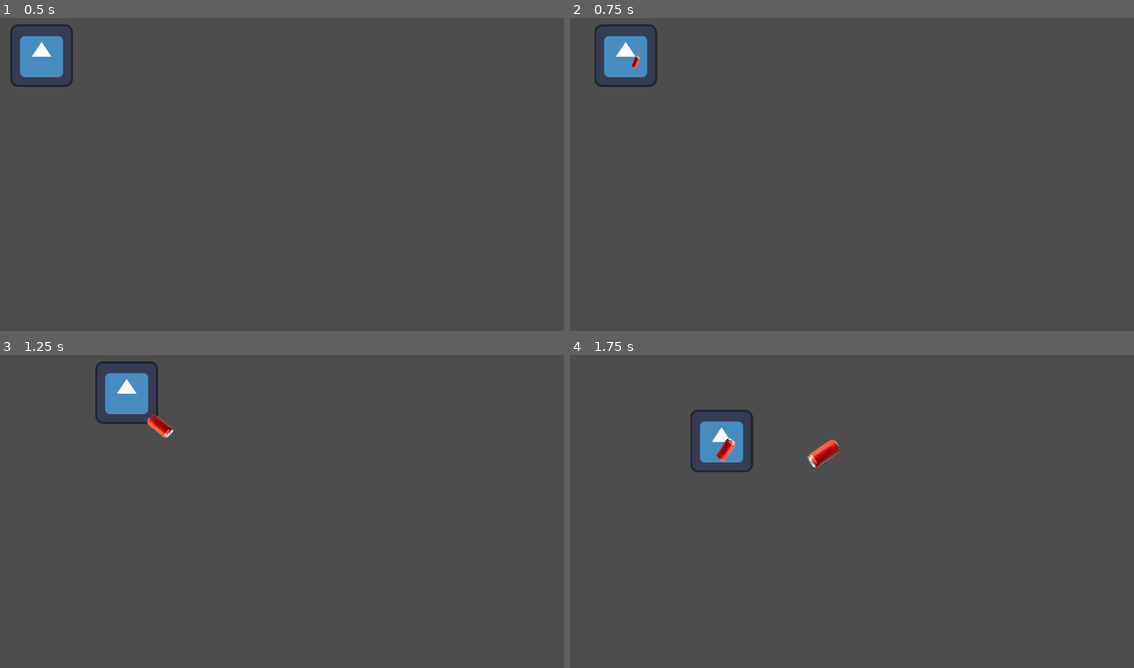
Above: before the commit, frames 1-4 (two rows, left to right).
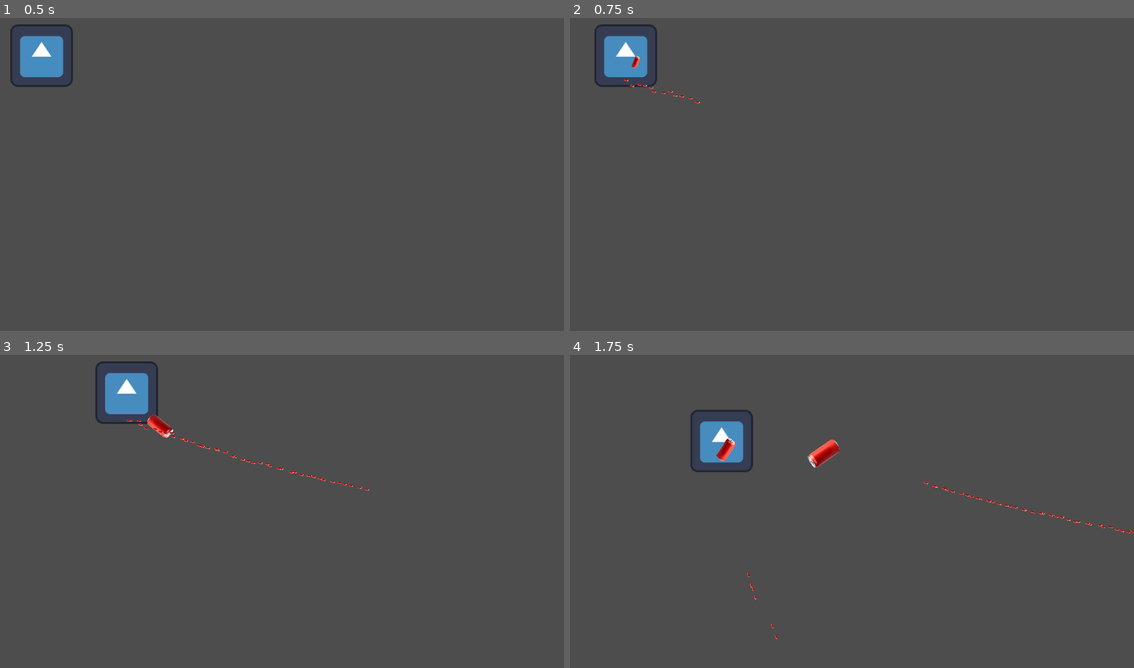
Above: after the commit, the same moments.

Repository: BobWizardLad/mech-command
Game: Godot game, scene res://game_scene.tscn
The game is run twice, just before and just after one commit, with the same random seed, the same clock (stepped at 60 frames per second) and the same inputs. The engine's default icon, where the game draws it, is replaced by a stand-in: a white triangle on a blue panel in a dark square.
Inputs (mouse positions are in pixels of both pictures, inside the frame that each line leads up to):
- Up to frame 1 (0.5 s): no input
- Up to frame 2 (0.75 s): tap Enter at 0.5 s; move the mouse to (976, 161) at 0.52 s; press the mouse at (976, 161) at 0.53 s; hold D (player_right) from 0.53 s (still down); tap Middle mouse button (flare) at 0.6 s
- Up to frame 3 (1.25 s): keep holding D (player_right)
- Up to frame 4 (1.75 s): move the mouse to (739, 530) at 1.27 s; release D (player_right) at 1.28 s; release the mouse at (739, 530) at 1.28 s; hold S (player_down) from 1.28 s (still down); click (739, 530) at 1.35 s; tap Middle mouse button (flare) at 1.55 s

Frame 1 is identical in both runs. In frame 2, less than 0.1% of the frame differs, in the area x 9-24%, y 19-28%; in frame 3, 0.2%, in the area x 22-66%, y 20-44%; in frame 4, 0.2%.

Commit message:
:sparkles: Rough Chaingun
Created the rough sketch for a chaingun weapon. Follows the player's cursor and fires a continuous stream of bullets.

 - chain_bullet object for each projectile
 - Chaingun node to spawn bullets drom, handle gun cooldown, dmg, spawning bullets. This format will be used for all weapons, and the flare will inherit this format in a later push.
 - Player script handles input for chaingun

Diff:
--- /dev/null
+++ b/Mech-command/ChainBullet.gd
@@ -0,0 +1,28 @@
+extends CharacterBody2D
+class_name Chainbullet
+
+@export var proj_speed: float = 1000
+@export var target: Vector2 = Vector2(700, 700)
+@export var spread: Vector2i = Vector2i(11, -5) # Spread is max-1, min
+@export var bullet_timeout: int = 2
+
+var life_timer: SceneTreeTimer
+var origin_pos: Vector2 = position # Relative launch position
+
+func _ready() -> void:
+	position += Vector2(randi() % spread.x + spread.y, randi() % spread.x - spread.y)
+	look_at(target)
+	velocity = position.direction_to(target).normalized() * proj_speed
+	life_timer = get_tree().create_timer(bullet_timeout)
+	life_timer.connect('timeout', life_timeout)
+
+func _physics_process(delta) -> void:
+	move_and_slide()
+
+func bullet_target(new_target: Vector2 = target) -> CharacterBody2D:
+	target = new_target
+	origin_pos = position
+	return self
+
+func life_timeout() -> void:
+	queue_free()
--- a/Mech-command/Flare.gd
+++ b/Mech-command/Flare.gd
@@ -13,8 +13,7 @@
 var travel_arc_timing # Calculated travel time between launch and landing
 
 func _physics_process(delta) -> void:
-	var dir = position.direction_to(flare_target)
-	velocity = dir.normalized() * proj_speed
+	velocity = position.direction_to(flare_target).normalized() * proj_speed
 
 	# Flare motion in the x/y plane; seperate from the 'height' traversal
 	if origin_pos < flare_target and not position >= flare_target:
--- /dev/null
+++ b/Mech-command/Minigun.gd
@@ -0,0 +1,30 @@
+extends Node2D
+class_name Minigun
+
+@onready var projectile: Resource = load("res://chain_bullet.tscn")
+
+@export var firing: bool = false
+@export var target: Vector2 = Vector2.ZERO
+
+var next_bullet: Chainbullet
+
+# Called when the node enters the scene tree for the first time.
+func _ready():
+	pass # Replace with function body.
+
+# Called every frame. 'delta' is the elapsed time since the previous frame.
+func _process(delta):
+	if firing:
+		next_bullet = projectile.instantiate()
+		next_bullet.bullet_target(target)
+		next_bullet.position = global_position
+		get_parent().get_parent().add_child(next_bullet)
+
+
+func set_firing(is_firing: bool) -> Minigun:
+	firing = is_firing
+	return self
+
+func set_target(target_pos: Vector2) -> Minigun:
+	target = target_pos
+	return self
--- a/Mech-command/Player.gd
+++ b/Mech-command/Player.gd
@@ -2,6 +2,7 @@
 
 const SPEED: float = 300.0
 
+@onready var MINIGUN: Minigun = $Minigun
 @onready var FLARE: Resource = load("res://flare.tscn")
 
 func _process(_delta):
@@ -10,6 +11,11 @@
 		new_flare.position = position
 		new_flare.set_flare_travel(get_global_mouse_position())
 		get_parent().add_child(new_flare)
+
+	if Input.is_action_pressed("minigun"):
+		MINIGUN.set_target(get_global_mouse_position()).set_firing(true)
+	else:
+		MINIGUN.set_firing(false)
 
 func _physics_process(delta) -> void:
 	# Get the input direction in both axis and handle direction
--- /dev/null
+++ b/Mech-command/chain_bullet.tscn
@@ -0,0 +1,22 @@
+[gd_scene load_steps=4 format=3 uid="uid://squj0xm4s0si"]
+
+[ext_resource type="Script" path="res://ChainBullet.gd" id="1_ffvbf"]
+[ext_resource type="Texture2D" uid="uid://dq40bnqw48kkk" path="res://red_can.png" id="2_s2kra"]
+
+[sub_resource type="CapsuleShape2D" id="CapsuleShape2D_lgqkc"]
+radius = 2.0
+height = 10.0
+
+[node name="ChainBullet" type="CharacterBody2D"]
+collision_layer = 0
+collision_mask = 2
+script = ExtResource("1_ffvbf")
+
+[node name="Sprite2D" type="Sprite2D" parent="."]
+rotation = 1.5708
+scale = Vector2(0.005, 0.005)
+texture = ExtResource("2_s2kra")
+
+[node name="CollisionShape2D" type="CollisionShape2D" parent="."]
+rotation = 1.5708
+shape = SubResource("CapsuleShape2D_lgqkc")
--- /dev/null
+++ b/Mech-command/game_scene.gd
@@ -0,0 +1,10 @@
+extends Node2D
+
+
+# Called when the node enters the scene tree for the first time.
+func _ready():
+	pass
+
+# Called every frame. 'delta' is the elapsed time since the previous frame.
+func _process(delta):
+	pass
--- a/Mech-command/game_scene.tscn
+++ b/Mech-command/game_scene.tscn
@@ -1,21 +1,9 @@
-[gd_scene load_steps=4 format=3 uid="uid://3w4l7ams6uph"]
+[gd_scene load_steps=3 format=3 uid="uid://3w4l7ams6uph"]
 
-[ext_resource type="Texture2D" uid="uid://dgqeeste88vb" path="res://icon.svg" id="1_irnu1"]
-[ext_resource type="Script" path="res://Player.gd" id="1_vyhvq"]
-
-[sub_resource type="RectangleShape2D" id="RectangleShape2D_2jhof"]
-size = Vector2(129, 127)
+[ext_resource type="Script" path="res://game_scene.gd" id="1_jrbx7"]
+[ext_resource type="PackedScene" uid="uid://bbktub8meuklu" path="res://player.tscn" id="2_qofm7"]
 
 [node name="GameScene" type="Node2D"]
+script = ExtResource("1_jrbx7")
 
-[node name="Player" type="CharacterBody2D" parent="."]
-position = Vector2(85, 77)
-script = ExtResource("1_vyhvq")
-metadata/_edit_group_ = true
-
-[node name="Sprite2D" type="Sprite2D" parent="Player"]
-texture = ExtResource("1_irnu1")
-
-[node name="CollisionShape2D" type="CollisionShape2D" parent="Player"]
-position = Vector2(1.5, 1.5)
-shape = SubResource("RectangleShape2D_2jhof")
+[node name="Player" parent="." instance=ExtResource("2_qofm7")]
--- /dev/null
+++ b/Mech-command/player.tscn
@@ -0,0 +1,24 @@
+[gd_scene load_steps=5 format=3 uid="uid://bbktub8meuklu"]
+
+[ext_resource type="Script" path="res://Player.gd" id="1_15jdx"]
+[ext_resource type="Texture2D" uid="uid://dgqeeste88vb" path="res://icon.svg" id="2_7p8k7"]
+[ext_resource type="Script" path="res://Minigun.gd" id="3_jhk71"]
+
+[sub_resource type="RectangleShape2D" id="RectangleShape2D_2jhof"]
+size = Vector2(129, 127)
+
+[node name="Player" type="CharacterBody2D"]
+position = Vector2(85, 77)
+motion_mode = 1
+script = ExtResource("1_15jdx")
+
+[node name="Sprite2D" type="Sprite2D" parent="."]
+texture = ExtResource("2_7p8k7")
+
+[node name="CollisionShape2D" type="CollisionShape2D" parent="."]
+position = Vector2(1.5, 1.5)
+shape = SubResource("RectangleShape2D_2jhof")
+
+[node name="Minigun" type="Node2D" parent="."]
+position = Vector2(0, 43)
+script = ExtResource("3_jhk71")
--- a/Mech-command/project.godot
+++ b/Mech-command/project.godot
@@ -42,6 +42,11 @@
 "events": [Object(InputEventMouseButton,"resource_local_to_scene":false,"resource_name":"","device":-1,"window_id":0,"a …(258 unchanged characters)…
 ]
 }
+minigun={
+"deadzone": 0.5,
+"events": [Object(InputEventMouseButton,"resource_local_to_scene":false,"resource_name":"","device":-1,"window_id":0,"alt_pressed":false,"shift_pressed":false,"ctrl_pressed":false,"meta_pressed":false,"button_mask":1,"position":Vector2(125, 12),"global_position":Vector2(129, 53),"factor":1.0,"button_index":1,"canceled":false,"pressed":true,"double_click":false,"script":null)
+]
+}
 
 [rendering]
 
